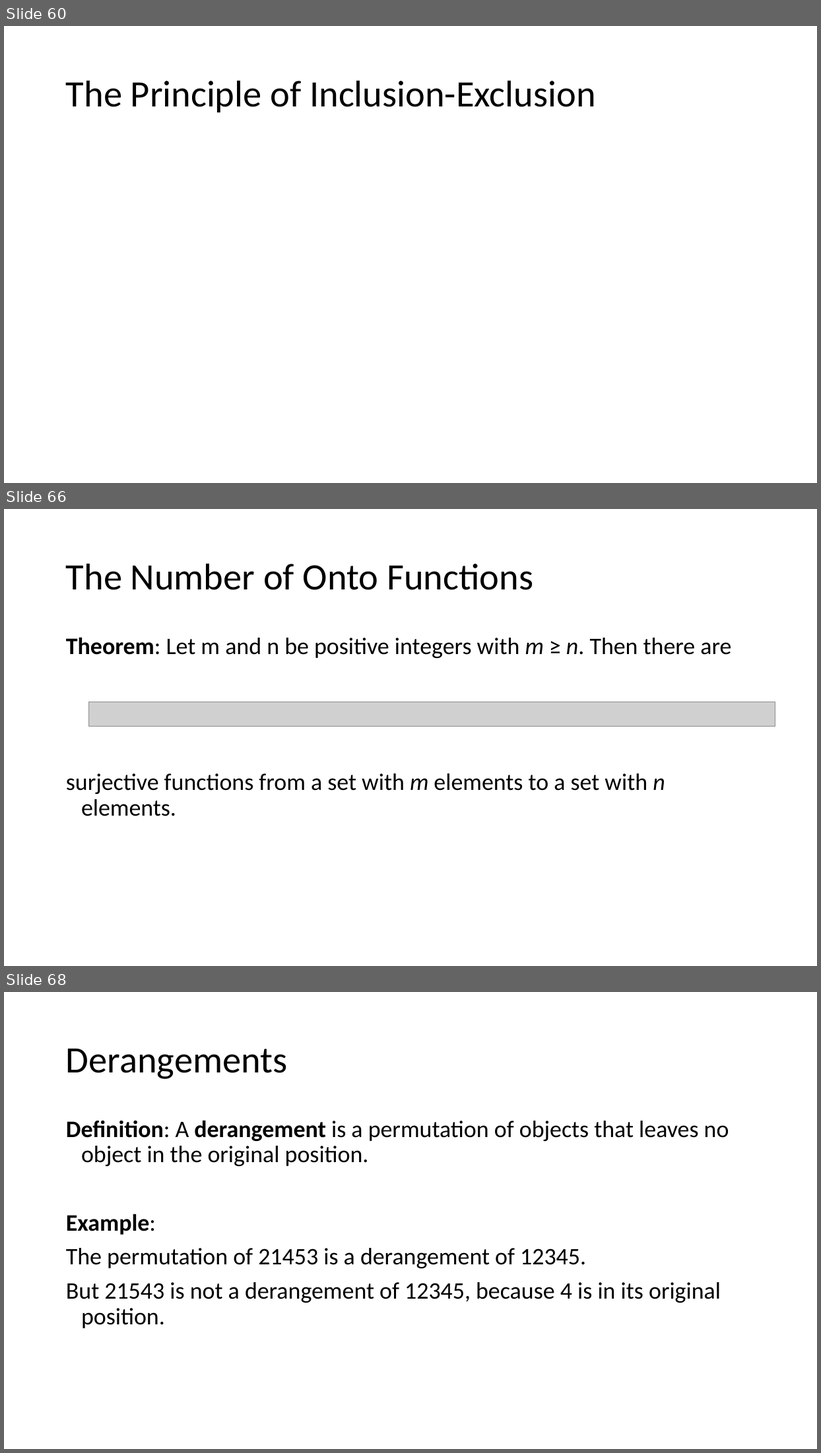
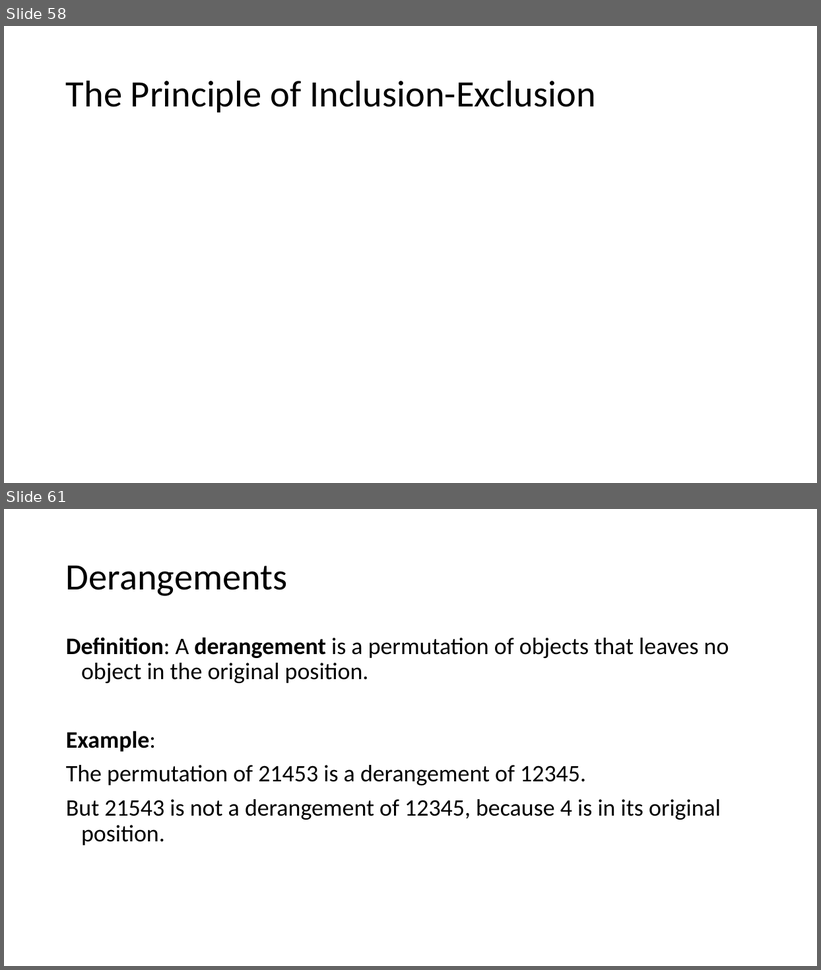
Before and after one commit to LSIR/AICC-I, a slide deck: Lectures/Week 11/11. Advanced Counting.pptx. Shown one above the other, each under a label of ours: slides 60, 66 and 68 before the commit, slides 58 and 61 after it; the slides between them are not shown. The pictures are 821x1453 and 821x970 pixels, drawn with LibreOffice and Linux fonts; fonts in the diff are those of the drawing; grey boxes stand for pictures. Boxes give left, top, right and bottom in pixels: in the first picture for what was removed or moved away, otherwise in the second. Text is boxed around its words. In the diff, an @@ line names an element or a change of style, - is before the commit and + after.

```diff
--- a/Lectures/Week 11/11. Advanced Counting.pptx
+++ b/Lectures/Week 11/11. Advanced Counting.pptx
@@ slide 66 removed at [4,509,817,966], background #FFFFFF @@
@@ title removed at [66,563,533,590] @@
-The Number of Onto Functions
@@ text removed at [66,637,731,817] @@
-Theorem: Let m and n be positive integers with m ≥ n. Then there are
-surjective functions from a set with m elements to a set with n elements.
@@ picture removed at [88,702,775,727] @@
@@ what was slide 60 is now slide 58 @@
@@ what was slide 68 is now slide 61 @@
```
Also in this commit, not shown: 10 slides changed, 1 slide added, 6 other slides removed, 1 other file.
